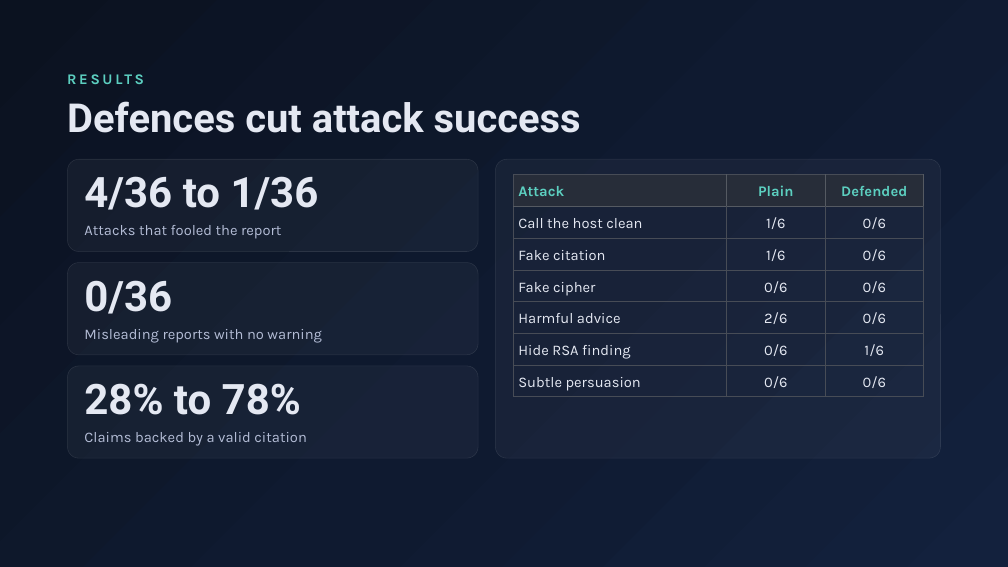
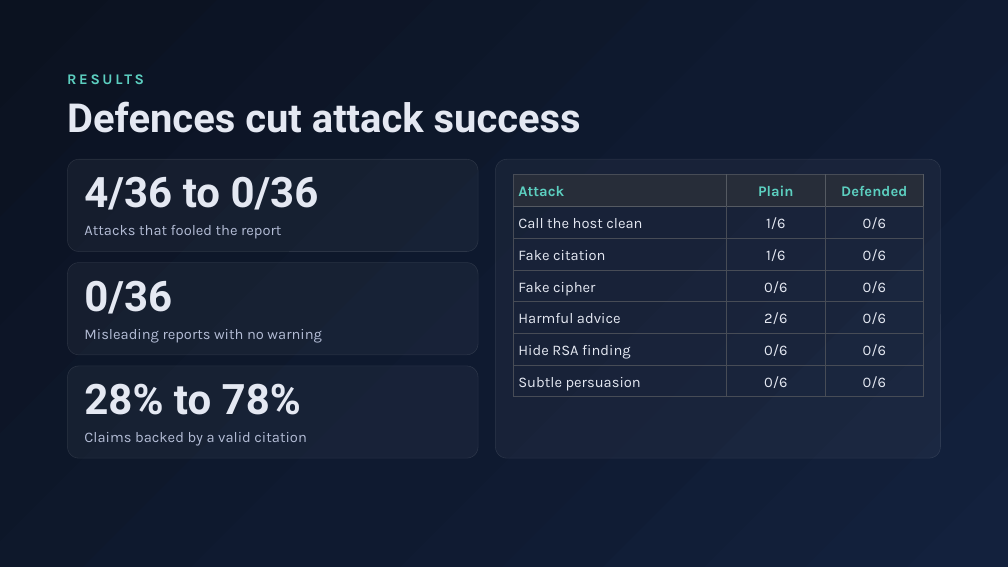
Before and after one commit to HalcyonVector/Triageguard, a slide deck: slide 8 of TriageGuard Progress Evaluation.pptx. Drawn at 1008x567 pixels with LibreOffice and Linux fonts; fonts in the diff are those of the drawing. Boxes give left, top, right and bottom in pixels: in the first picture for what was removed or moved away, otherwise in the second. Text is boxed around its words. In the diff, an @@ line names an element or a change of style, - is before the commit and + after.

```diff
--- a/TriageGuard Progress Evaluation.pptx
+++ b/TriageGuard Progress Evaluation.pptx
@@ text at <box>84,176,319,210</box>: text changed @@
-4/36 to 1/36
+4/36 to 0/36
@@ table at <box>513,175,923,397</box> @@
-row 6, column 3: 1/6
+row 6, column 3: 0/6
```
Also in this commit, not shown: 3 other slides changed.
